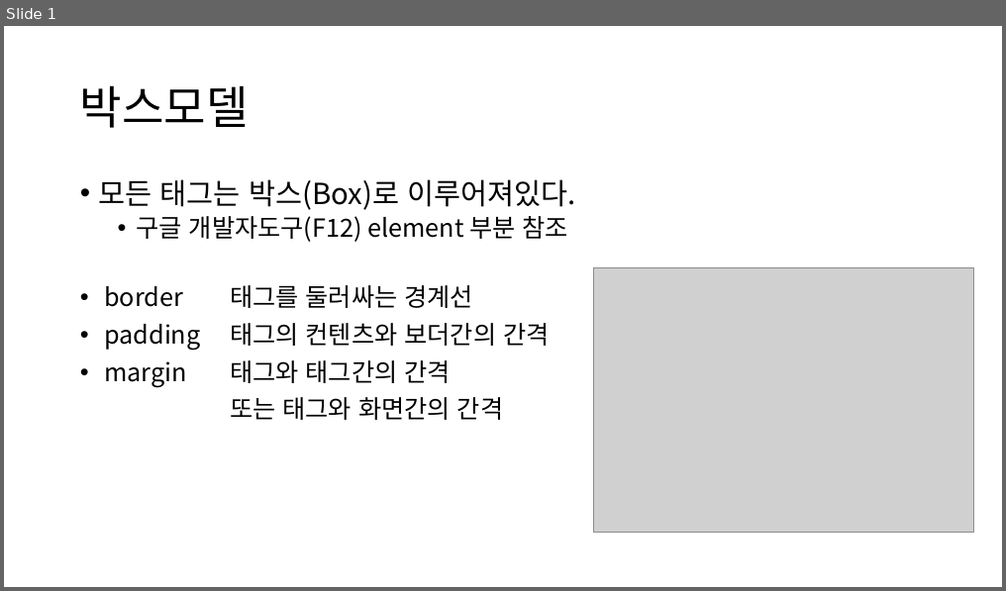
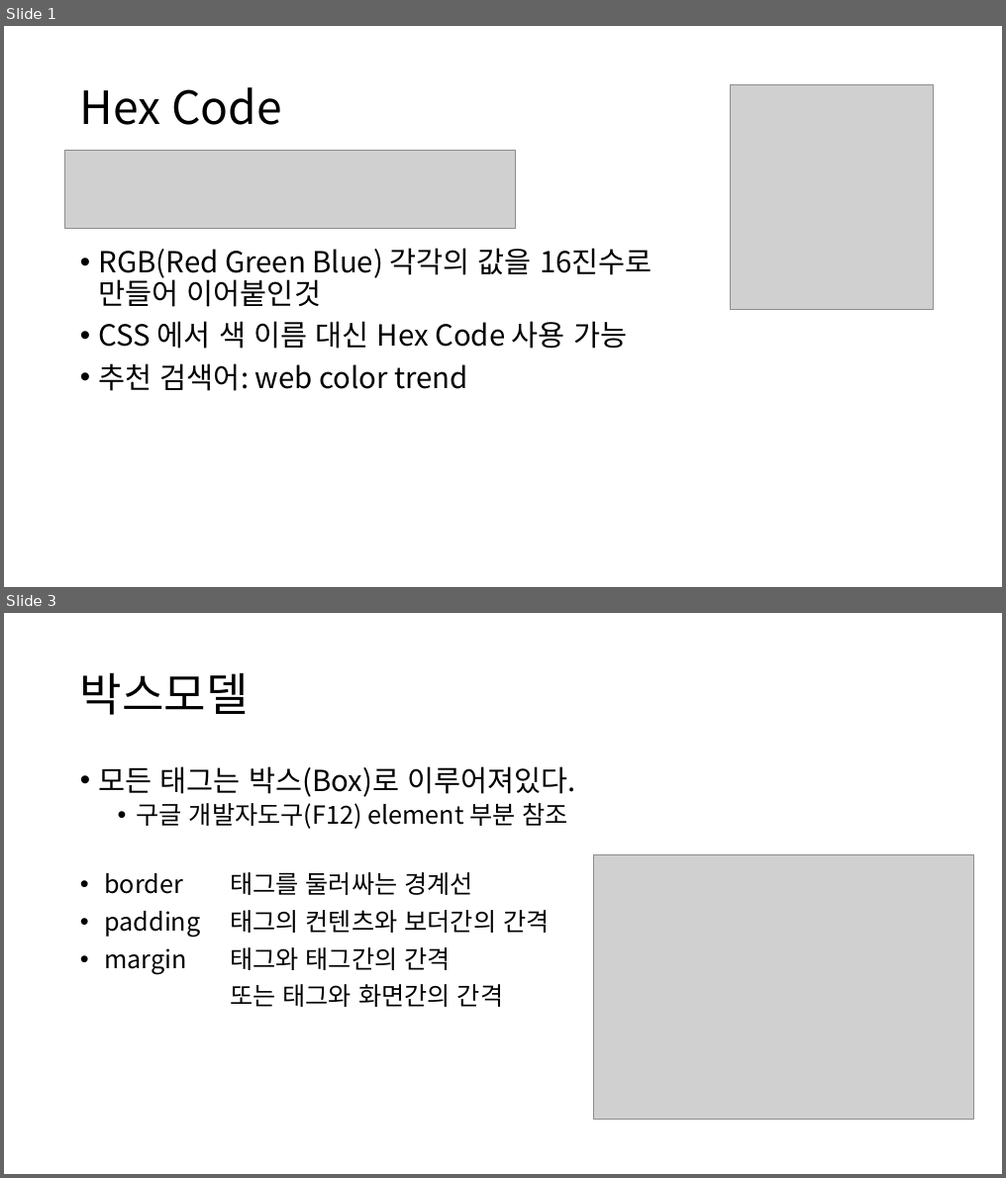
Before and after one commit to GNUCSAssistants/2021webprogramming, a slide deck: 수업/4. CSS(2)/PPT/4. CSS(2).pptx. Shown one above the other, each under a label of ours: slide 1 before the commit, slides 1 and 3 after it; the slides between them are not shown. The pictures are 1006x591 and 1006x1178 pixels, drawn with LibreOffice and Linux fonts; fonts in the diff are those of the drawing; grey boxes stand for pictures. Boxes give left, top, right and bottom in pixels: in the first picture for what was removed or moved away, otherwise in the second. Text is boxed around its words. In the diff, an @@ line names an element or a change of style, - is before the commit and + after.

```diff
--- a/수업/4. CSS(2)/PPT/4. CSS(2).pptx
+++ b/수업/4. CSS(2)/PPT/4. CSS(2).pptx
@@ slide 1 added at box(4, 26, 1002, 587), background #FFFFFF @@
@@ title added at box(80, 87, 282, 125), 44 pt, text #000000 @@
+Hex Code
@@ picture added at box(731, 85, 933, 310) @@
@@ picture added at box(65, 151, 516, 229) @@
@@ text added at box(99, 248, 652, 391), 28 pt, text #000000 @@
+• RGB(Red Green Blue) 각각의 값을 16진수로 만들어 이어붙인것
+• CSS 에서 색 이름 대신 Hex Code 사용 가능
+• 추천 검색어: web color trend
@@ what was slide 1 is now slide 3 @@
```
Also in this commit, not shown: 21 other slides added, 3 other files.
